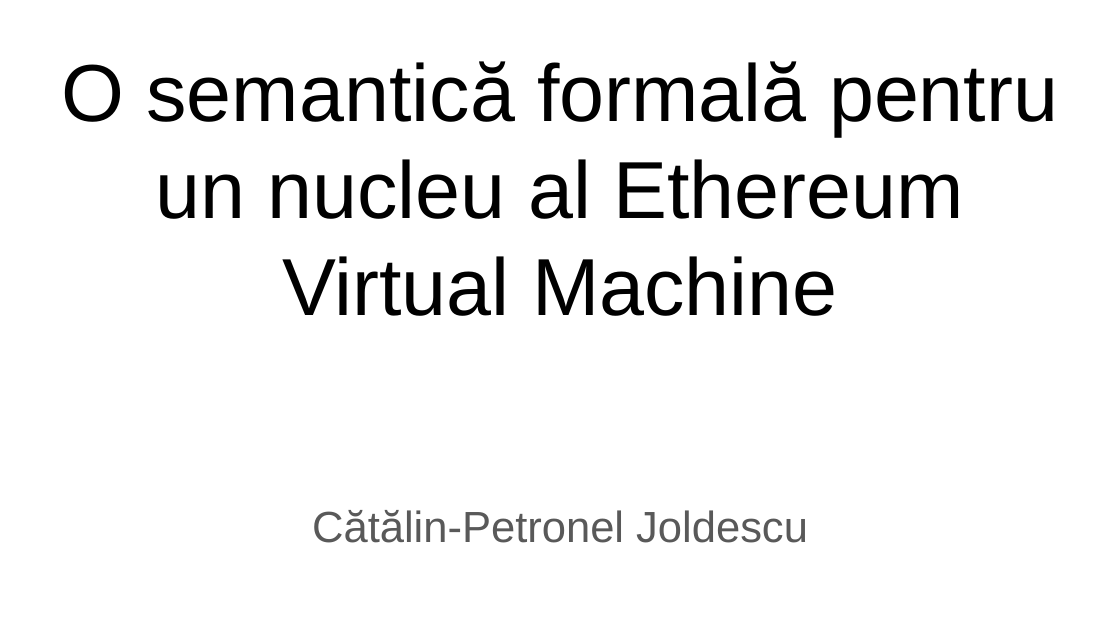
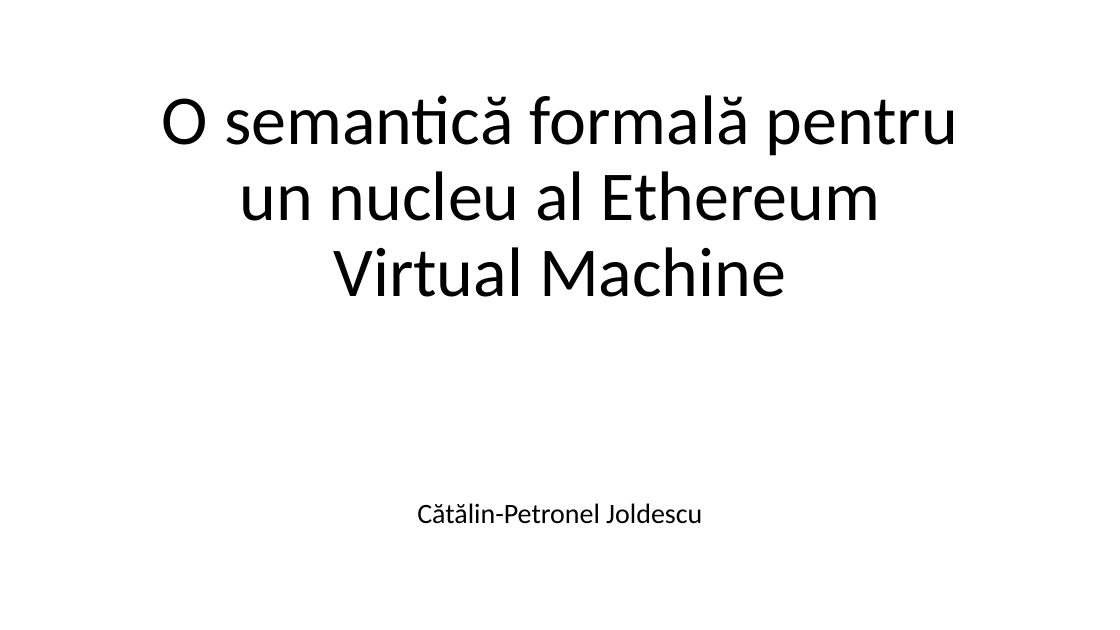
Before and after one commit to CatalinPJ/Licenta2018JoldescuCatalinPetronel, a slide deck: slide 1 of Joldescu Petronel _ prezentare.pptx. Drawn at 1120x630 pixels with LibreOffice and Linux fonts; fonts in the diff are those of the drawing. Boxes give left, top, right and bottom in pixels: in the first picture for what was removed or moved away, otherwise in the second. Text is boxed around its words. In the diff, an @@ line names an element or a change of style, - is before the commit and + after.

```diff
--- a/Joldescu Petronel _ prezentare.pptx
+++ b/Joldescu Petronel _ prezentare.pptx
@@ title "O semantică formală pentru un ..." moved from (x1=61, y1=61, x2=1058, y2=316) to (x1=162, y1=95, x2=958, y2=297) @@
@@ title "O semantică formală pentru un ..." at (x1=162, y1=95, x2=958, y2=297): size 52 to 45 pt, font Arial to Calibri; line spacing 1 to 0.9 @@
@@ subtitle "Cătălin-Petronel Joldescu" at (x1=417, y1=503, x2=702, y2=524): size 28 to 18 pt, font Arial to Calibri, text colour #595959 to #000000; line spacing 1 to 0.9 @@
```
Also in this commit, not shown: 9 other slides changed, 4 slides added, 32 other files.
